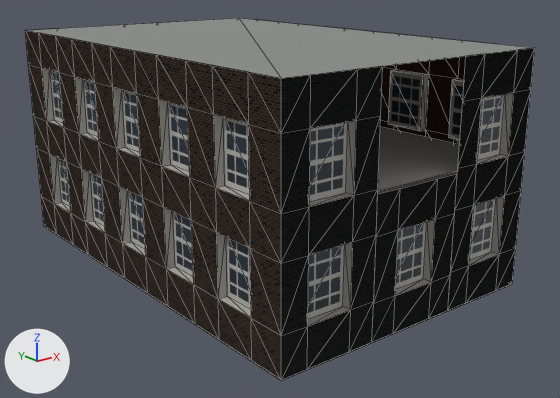
Renders of the glTF model apps/web/public/world/props/bldg-merchant.glb from each side of a commit.
Both versions are drawn from a 50 mm camera at (-14.63, -19.62, 9.52) aimed at (0.35, -0.89, 2.03). The lights are fixed; the arrows at lower left show +X, +Y and +Z. The older version comes first. Mesh edges are drawn as thin lines. Vertices at exactly the same position are counted once.

Objects in the first picture: 'bldg-merchant'.
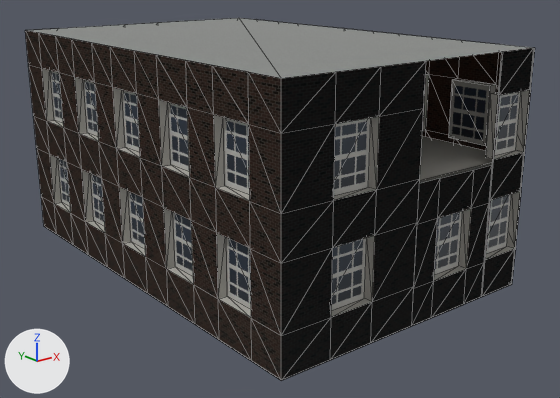
Pixel boxes (x1, y1, x2, y2) of what changed, in the pictures (560 x 398 px; the box of a moved part takes in the faces that stretch with it):
```json
{"part": 1, "of": "me_bldg_merchant", "change": "moved or reshaped", "before": [281, 117, 381, 380], "after": [281, 109, 424, 379]}
{"part": 2, "of": "me_bldg_merchant", "change": "moved or reshaped", "before": [448, 91, 531, 310], "after": [481, 93, 531, 296]}
{"part": 3, "of": "me_bldg_merchant", "change": "moved or reshaped", "before": [281, 66, 383, 214], "after": [281, 61, 426, 214]}
{"part": 4, "of": "me_bldg_merchant", "change": "moved or reshaped", "before": [458, 48, 535, 169], "after": [486, 48, 535, 160]}
{"part": 5, "of": "me_bldg_merchant", "change": "moved or reshaped", "before": [372, 174, 457, 342], "after": [412, 165, 492, 326]}
```

Scene script edits in JSON lines:
```json
{"block": "me_bldg_merchant", "where": "me_bldg_merchant.from_pydata(...)  # 366 vertices, 636 faces; spans x -4.5..4.5, y -7.0..7.0, z 0.0..7.1"}
{"block": "me_bldg_merchant", "where": "# used by ob_bldg_merchant; location = (0.0, 0.0, 0.0)"}
{"block": "me_bldg_merchant", "change": "me_bldg_merchant part 1: all 14 vertices in x -3.7..-2.3, y -7.0..-6.72, z 0.0..4.13 are moved by (0.75, 0.0, 0.0)"}
{"block": "me_bldg_merchant", "change": "me_bldg_merchant part 2: all 14 vertices in x 2.3..3.7, y -7.0..-6.72, z 0.0..4.13 are moved by (0.75, 0.0, 0.0)"}
{"block": "me_bldg_merchant", "change": "me_bldg_merchant part 3: all 6 vertices in x -3.7..-2.3, y -7.0..-6.72, z 5.93..7.1 are moved by (0.75, 0.0, 0.0)"}
{"block": "me_bldg_merchant", "change": "me_bldg_merchant part 4: all 6 vertices in x 2.3..3.7, y -7.0..-6.72, z 5.93..7.1 are moved by (0.75, 0.0, 0.0)"}
{"block": "me_bldg_merchant", "change": "me_bldg_merchant part 5: all 30 vertices in x -1.5..1.5, y -7.0..-6.72, z 0.0..7.1 are moved by (1.5, 0.0, 0.0)"}
```
